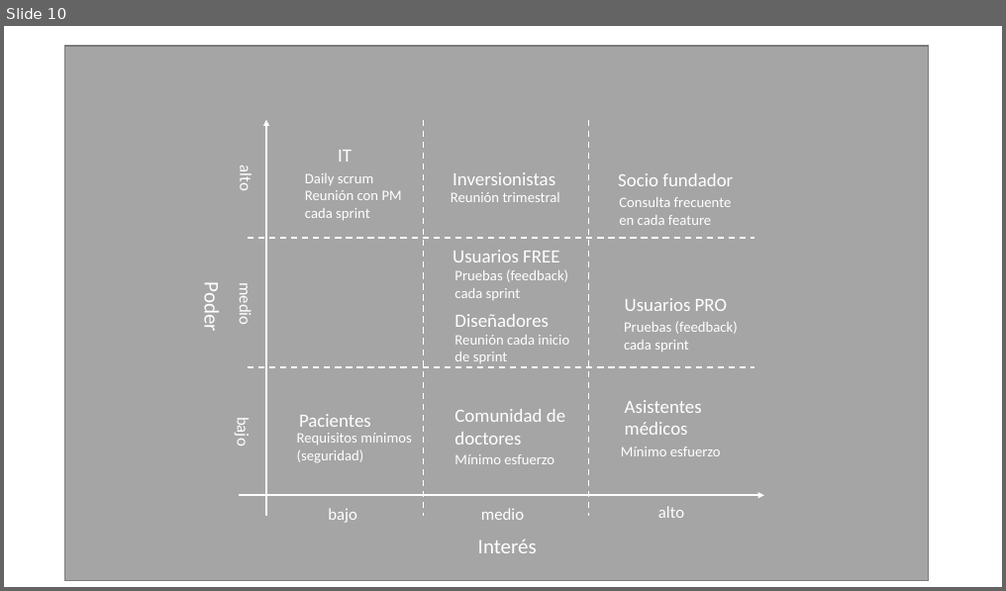
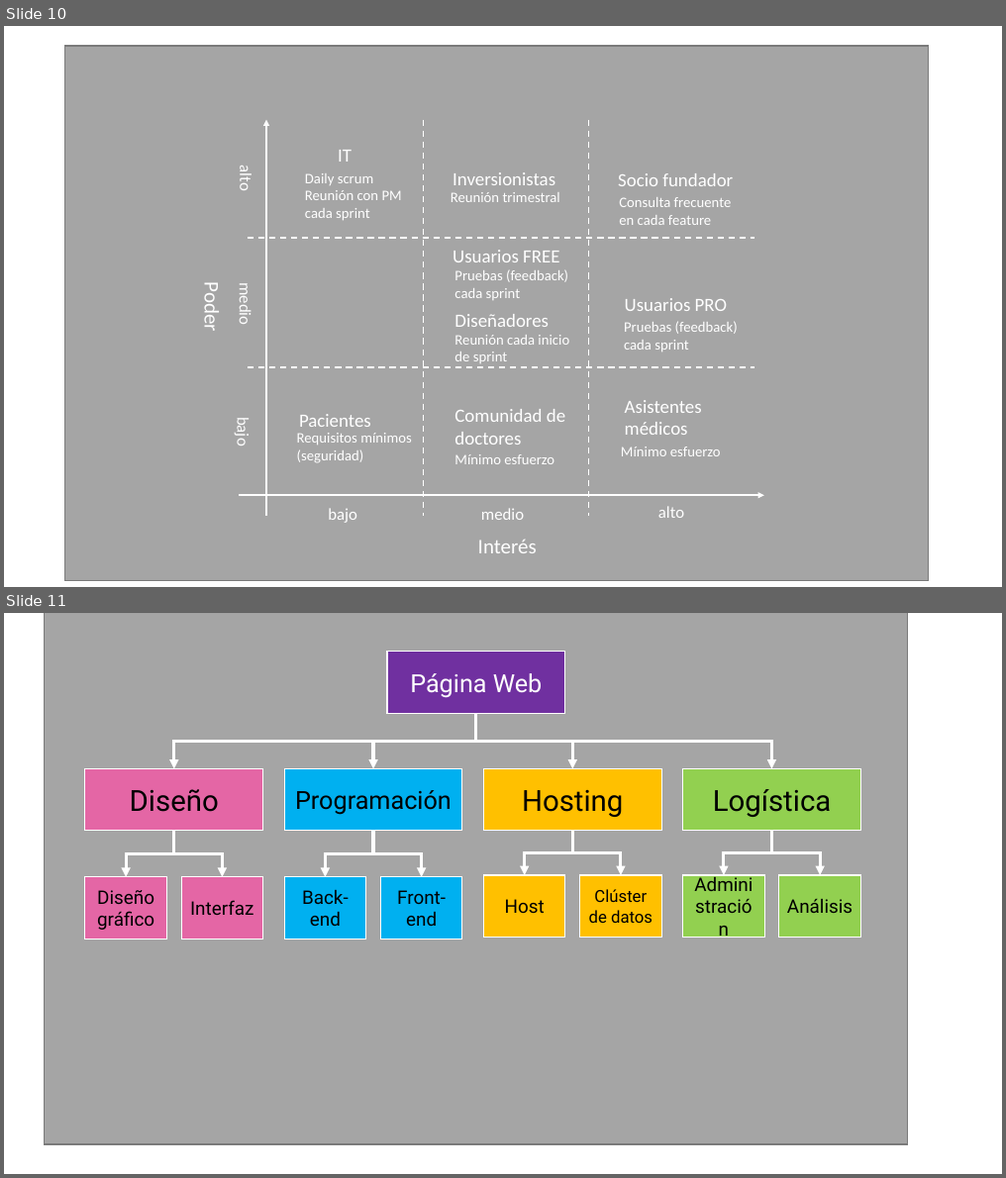
Before and after one commit to the-other-mariana/pm, a slide deck: PM1/project-planning/week6/ideas.pptx. Shown one above the other, each under a label of ours: slide 10 before the commit, slides 10 and 11 after it. The pictures are 1006x591 and 1006x1178 pixels, drawn with LibreOffice and Linux fonts; fonts in the diff are those of the drawing. Boxes give left, top, right and bottom in pixels: in the first picture for what was removed or moved away, otherwise in the second. Text is boxed around its words. In the diff, an @@ line names an element or a change of style, - is before the commit and + after.

```diff
--- a/PM1/project-planning/week6/ideas.pptx
+++ b/PM1/project-planning/week6/ideas.pptx
@@ slide 11 added at (x1=4, y1=613, x2=1002, y2=1174), background #FFFFFF @@
@@ rectangle added at (x1=45, y1=613, x2=908, y2=1146), fill #A5A5A5, outline #7A7A7A 1 pt @@
@@ group added at (x1=85, y1=652, x2=861, y2=940): 13 rectangles, 12 elbow arrows @@
+Página Web
+Diseño
+Programación
+Hosting
+Logística
+Diseño gráfico
+Interfaz
+Back-end
+Front-end
+Host
+Clúster de datos
+Administración
+Análisis
```
Also in this commit, not shown: 4 other files.
